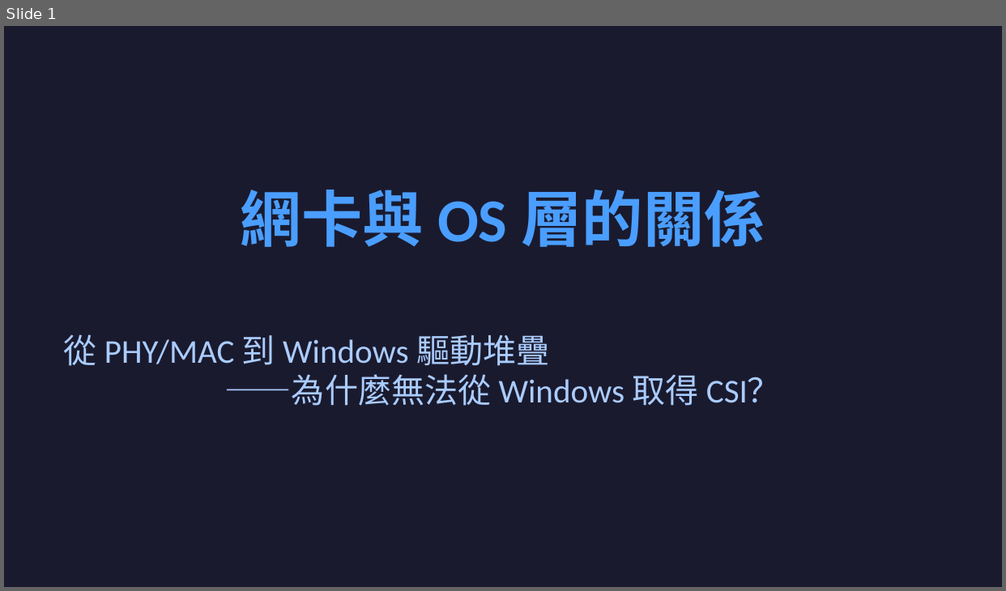
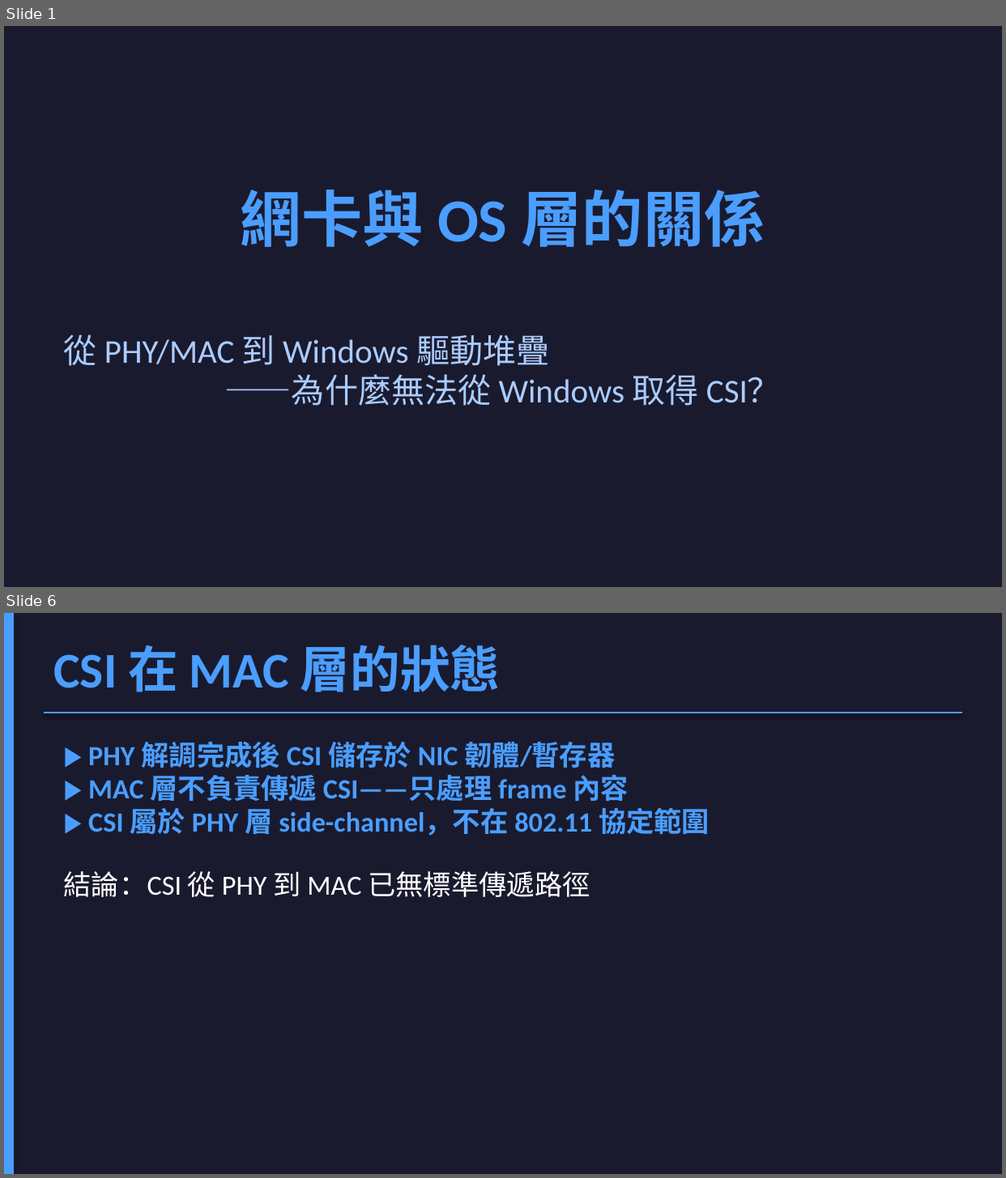
Before and after one commit to jacky92219-cell/network-ppt-project, a slide deck: output/network-card-csi.pptx. Shown one above the other, each under a label of ours: slide 1 before the commit, slides 1 and 6 after it; the slides between them are not shown. The pictures are 1006x591 and 1006x1178 pixels, drawn with LibreOffice and Linux fonts; fonts in the diff are those of the drawing. Boxes give left, top, right and bottom in pixels: in the first picture for what was removed or moved away, otherwise in the second. Text is boxed around its words. In the diff, an @@ line names an element or a change of style, - is before the commit and + after.

```diff
--- a/output/network-card-csi.pptx
+++ b/output/network-card-csi.pptx
@@ slide 6 added at <box>4,613,1002,1174</box>, background #1A1A2E @@
@@ rectangle added at <box>4,613,14,1174</box>, fill #4A9EFF @@
@@ text added at <box>53,645,500,692</box>, 36 pt, text #4A9EFF, bold @@
+CSI 在 MAC 層的狀態
@@ line added from (44, 713) to (962, 713), #4A9EFF 1.5 pt @@
@@ text added at <box>64,741,710,897</box>, 20 pt, text #4A9EFF, bold @@
+▶ PHY 解調完成後 CSI 儲存於 NIC 韌體/暫存器
+▶ MAC 層不負責傳遞 CSI——只處理 frame 內容
+▶ CSI 屬於 PHY 層 side-channel，不在 802.11 協定範圍
+結論：CSI 從 PHY 到 MAC 已無標準傳遞路徑
```
Also in this commit, not shown: 24 slides changed, 3 other slides added, 5 other files.
